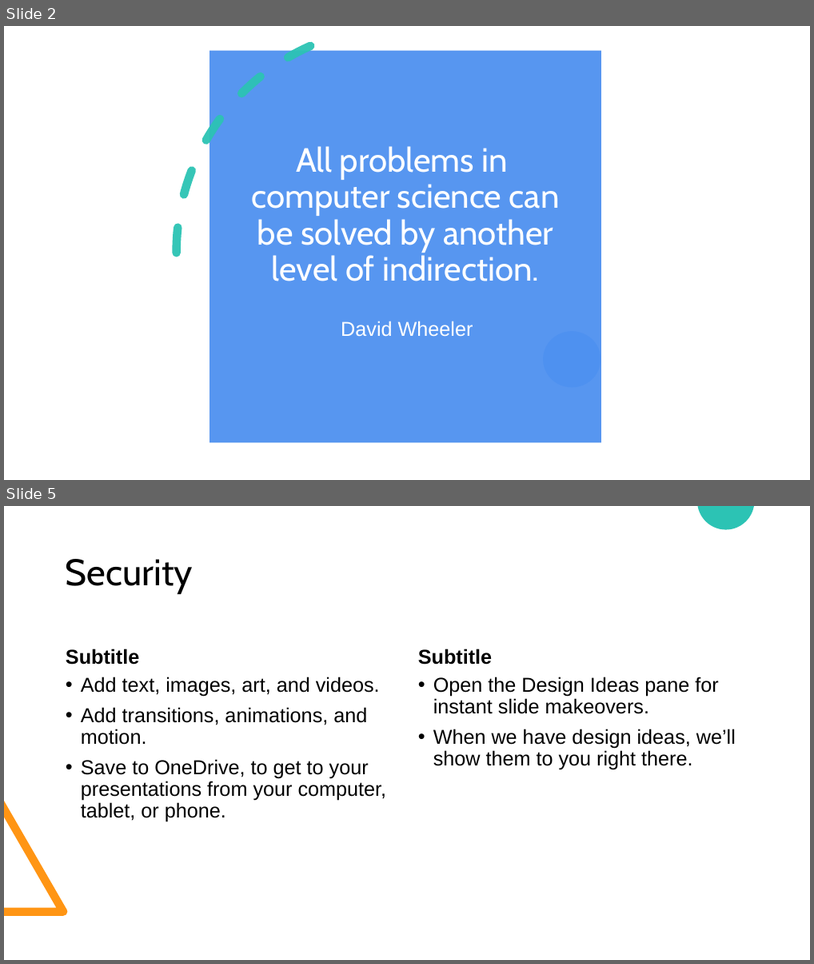
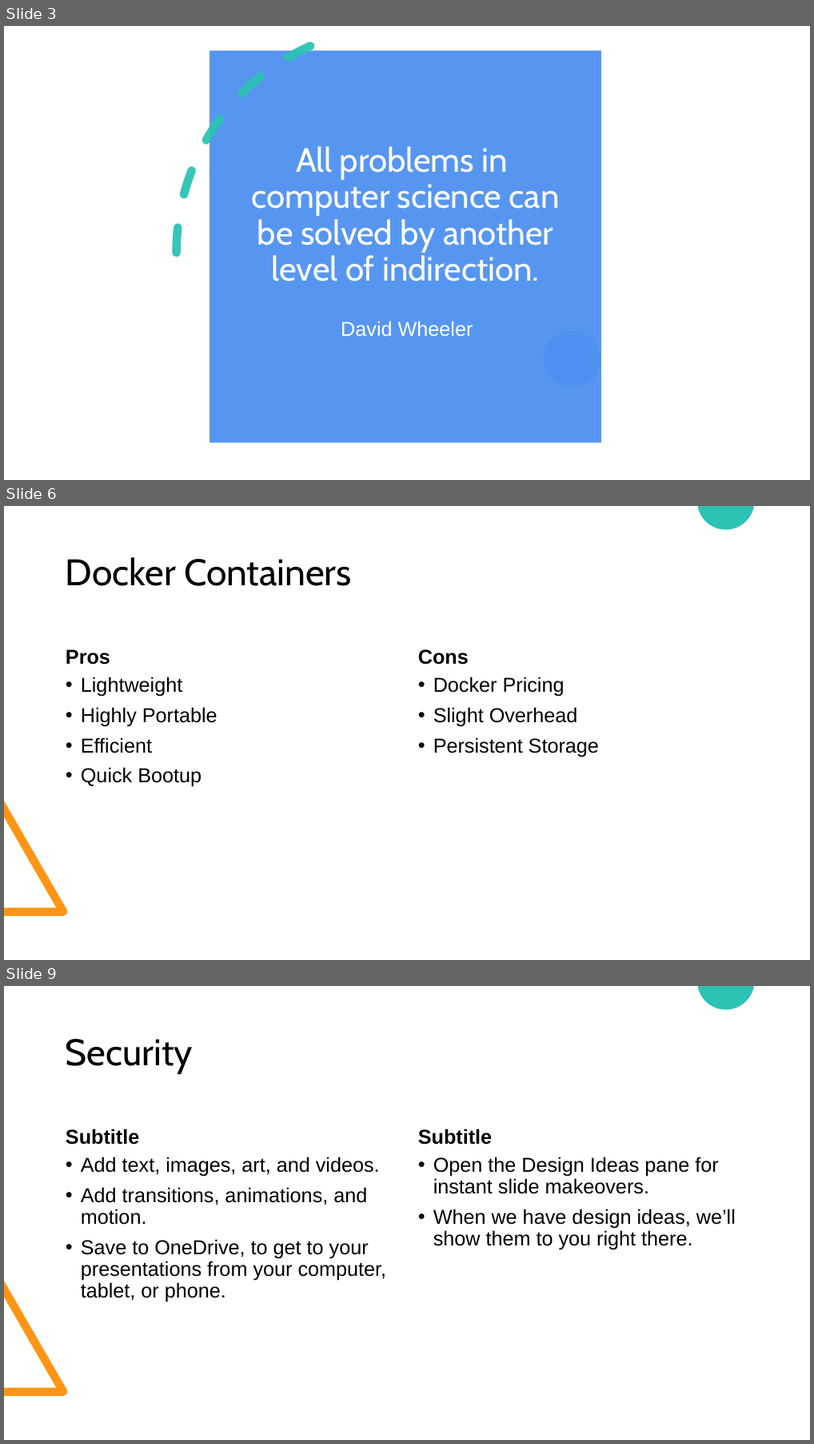
Before and after one commit to nembrinj/protofablab, a slide deck: presentations/Docker Containers.pptx. Shown one above the other, each under a label of ours: slides 2 and 5 before the commit, slides 3, 6 and 9 after it; the slides between them are not shown. The pictures are 814x964 and 814x1444 pixels, drawn with LibreOffice and Linux fonts; fonts in the diff are those of the drawing. Boxes give left, top, right and bottom in pixels: in the first picture for what was removed or moved away, otherwise in the second. Text is boxed around its words. In the diff, an @@ line names an element or a change of style, - is before the commit and + after.

```diff
--- a/presentations/Docker Containers.pptx
+++ b/presentations/Docker Containers.pptx
@@ slide 6 added at box(4, 506, 810, 960), background #FFFFFF; not listed: 2 template elements that a slide beside it also shows @@
@@ title added at box(66, 557, 352, 586), 44 pt, text #000000 @@
+Docker Containers
@@ text added at box(66, 649, 110, 664), 24 pt, text #000000, bold @@
+Pros
@@ text added at box(418, 649, 469, 664), 24 pt, text #000000, bold @@
+Cons
@@ text added at box(81, 676, 218, 787), 24 pt, text #000000 @@
+• Lightweight
+• Highly Portable
+• Efficient
+• Quick Bootup
@@ text added at box(434, 676, 599, 756), 24 pt, text #000000 @@
+• Docker Pricing
+• Slight Overhead
+• Persistent Storage
@@ what was slide 2 is now slide 3 @@
@@ what was slide 5 is now slide 9 @@
```
Also in this commit, not shown: 1 slide changed, 4 other slides added, 1 slide removed.
